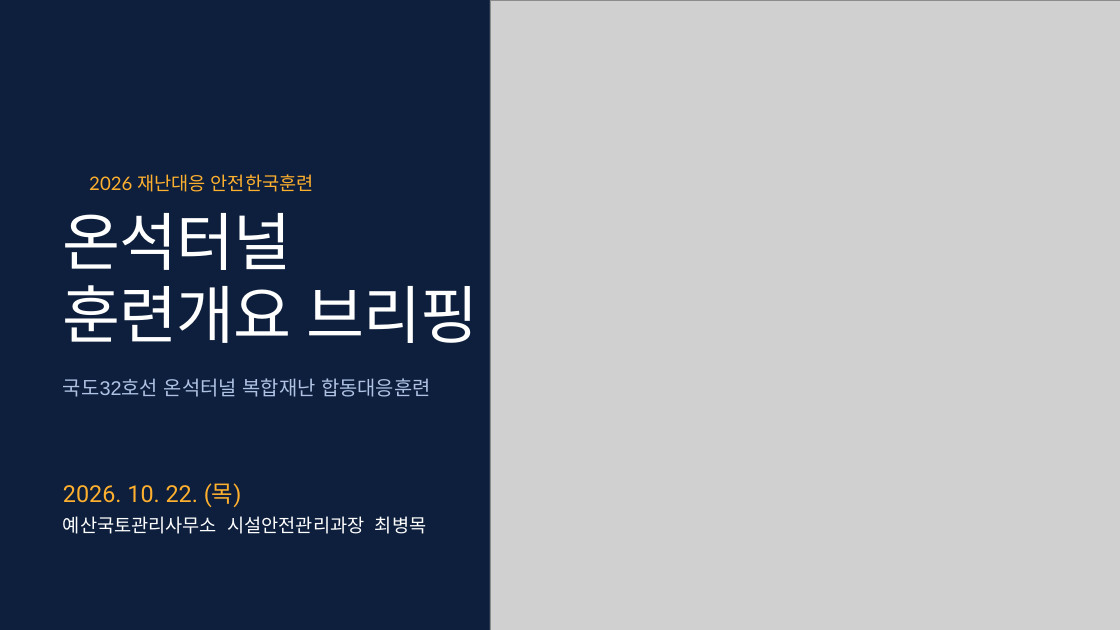
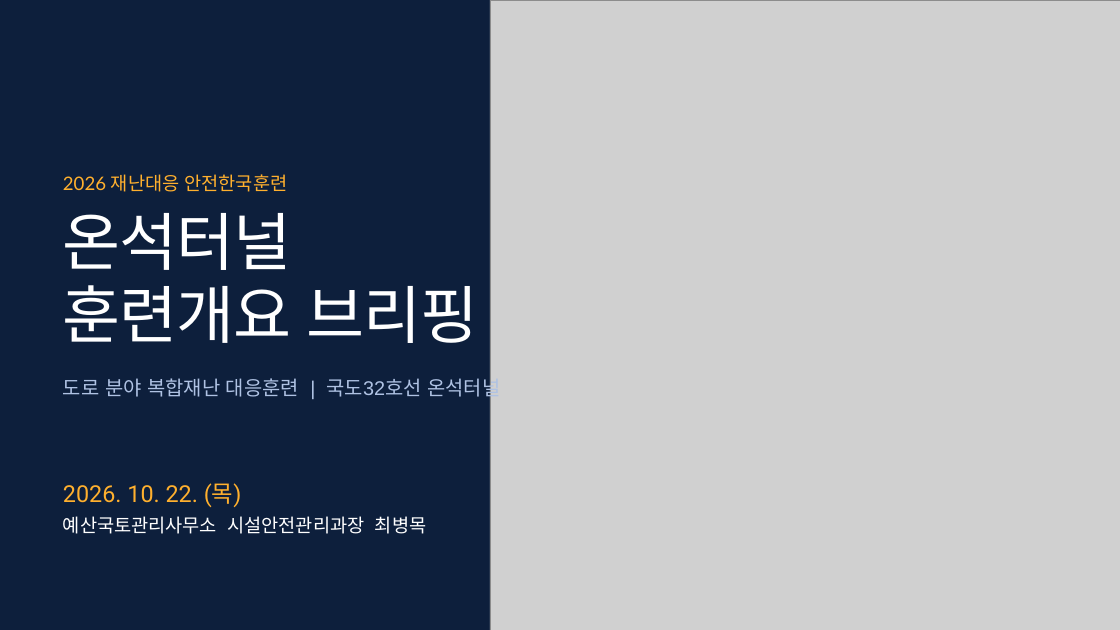
Before and after one commit to tmdgns5782-pixel/dcd, a slide deck: slide 1 of briefing/onseok-tunnel/onseok-briefing.pptx. Drawn at 1120x630 pixels with LibreOffice and Linux fonts; fonts in the diff are those of the drawing; grey boxes stand for pictures; background and template pictures are left out. Boxes give left, top, right and bottom in pixels: in the first picture for what was removed or moved away, otherwise in the second. Text is boxed around its words. In the diff, an @@ line names an element or a change of style, - is before the commit and + after.

```diff
--- a/briefing/onseok-tunnel/onseok-briefing.pptx
+++ b/briefing/onseok-tunnel/onseok-briefing.pptx
@@ text "2026 재난대응 안전한국훈련": place and size @@
-text "2026 재난대응 안전한국훈련" at [89,174,314,192]
+text "2026 재난대응 안전한국훈련" at [63,174,288,192]
@@ text at [63,375,500,402]: text changed @@
-국도32호선 온석터널 복합재난 합동대응훈련
+도로 분야 복합재난 대응훈련 | 국도32호선 온석터널
```
Also in this commit, not shown: 13 other slides changed, 4 other files.
